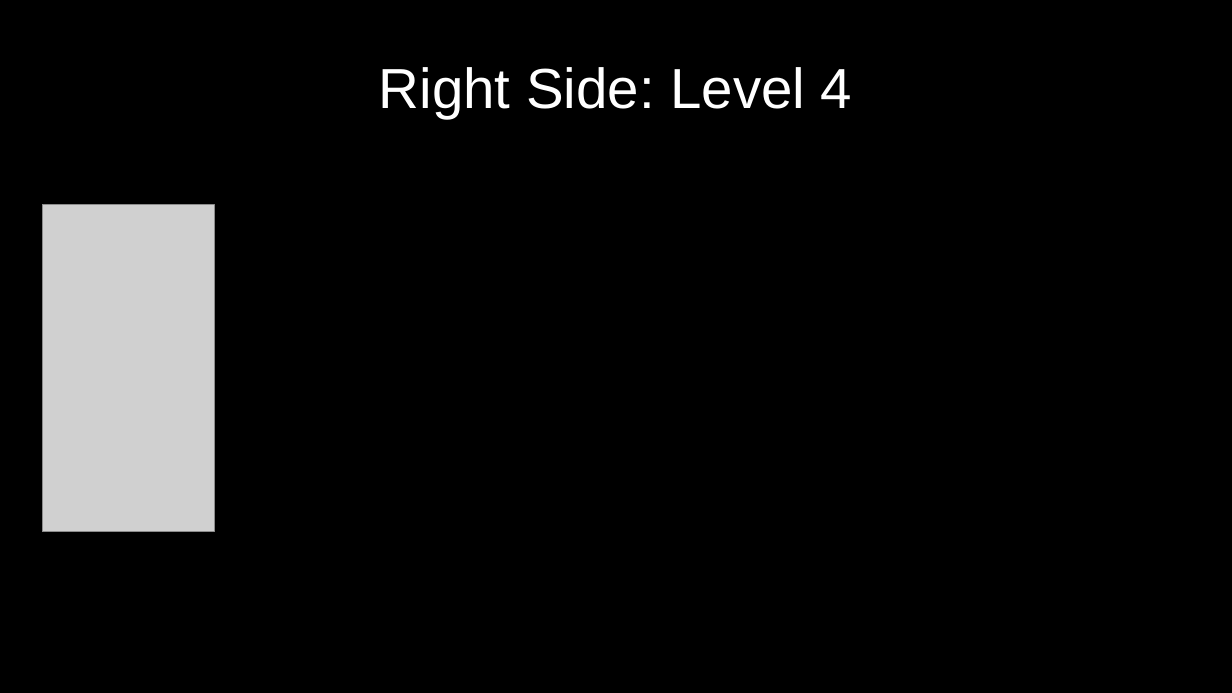
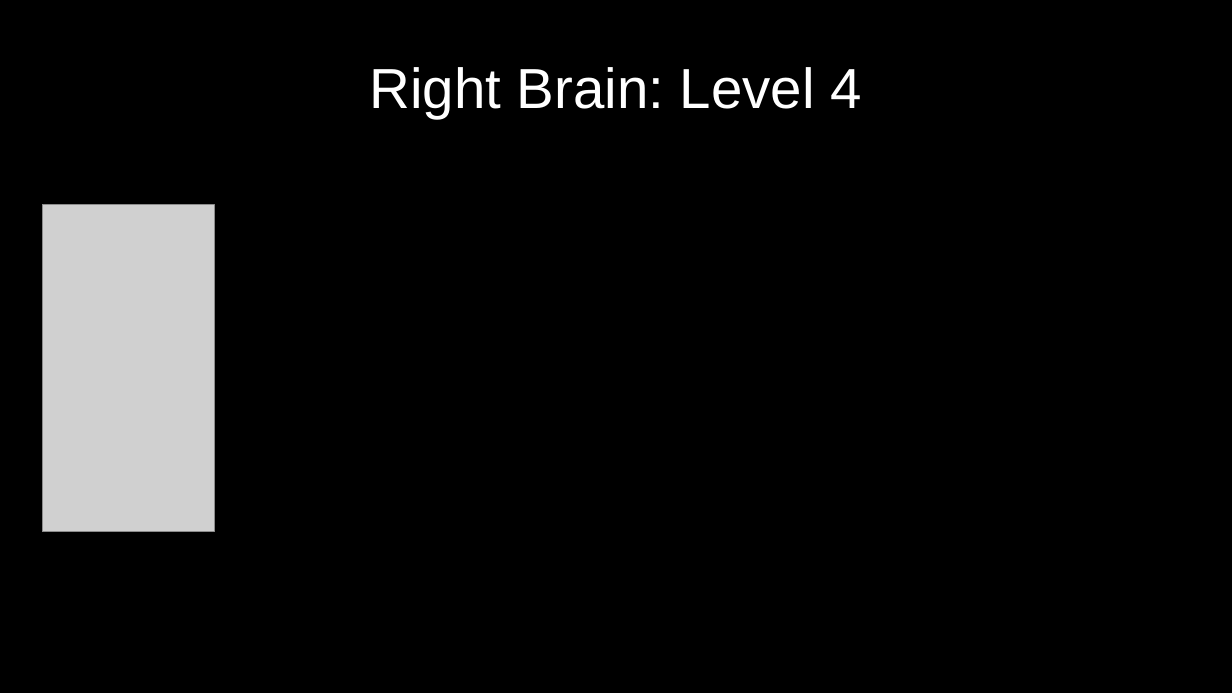
Before and after one commit to greydongilmore/clinical_dicom2bids_smk, a slide deck: slide 13 of resources/bsci_reconstructions.odp. Drawn at 1232x693 pixels with LibreOffice and Linux fonts; fonts in the diff are those of the drawing; grey boxes stand for pictures. Boxes give left, top, right and bottom in pixels: in the first picture for what was removed or moved away, otherwise in the second. Text is boxed around its words. In the diff, an @@ line names an element or a change of style, - is before the commit and + after.

```diff
--- a/resources/bsci_reconstructions.odp
+++ b/resources/bsci_reconstructions.odp
@@ title at (369,67,861,118): text changed @@
-Right Side: Level 4
+Right Brain: Level 4
```
Also in this commit, not shown: 9 other slides changed, 1 slide added, 10 slides removed, 2 other files.
